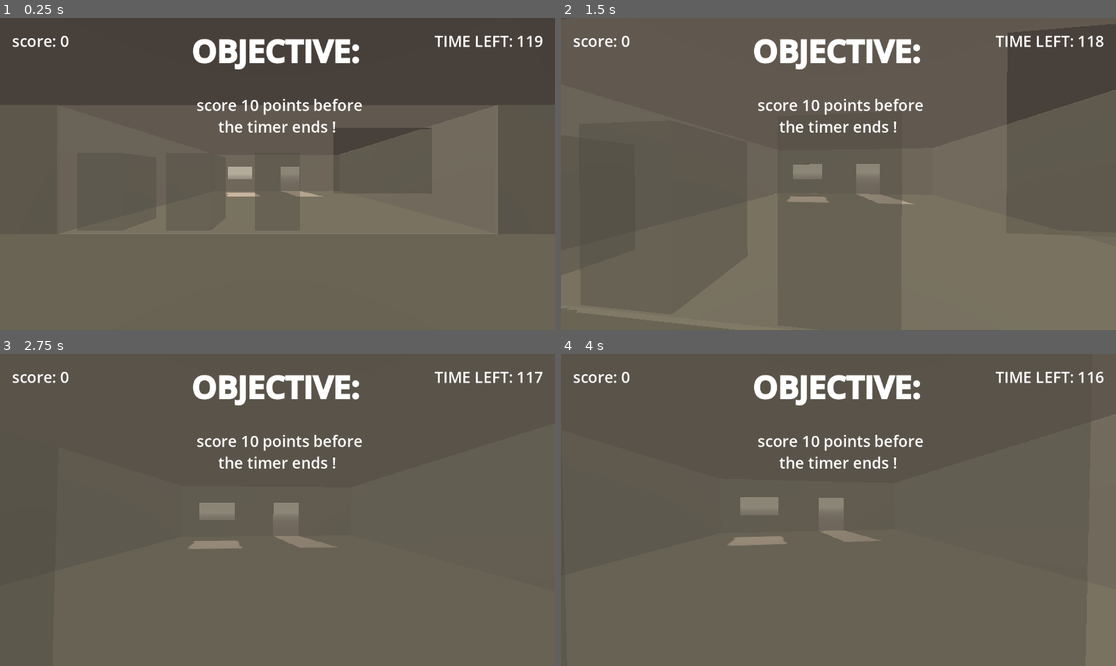
Above: before the commit, frames 1-4 (two rows, left to right).
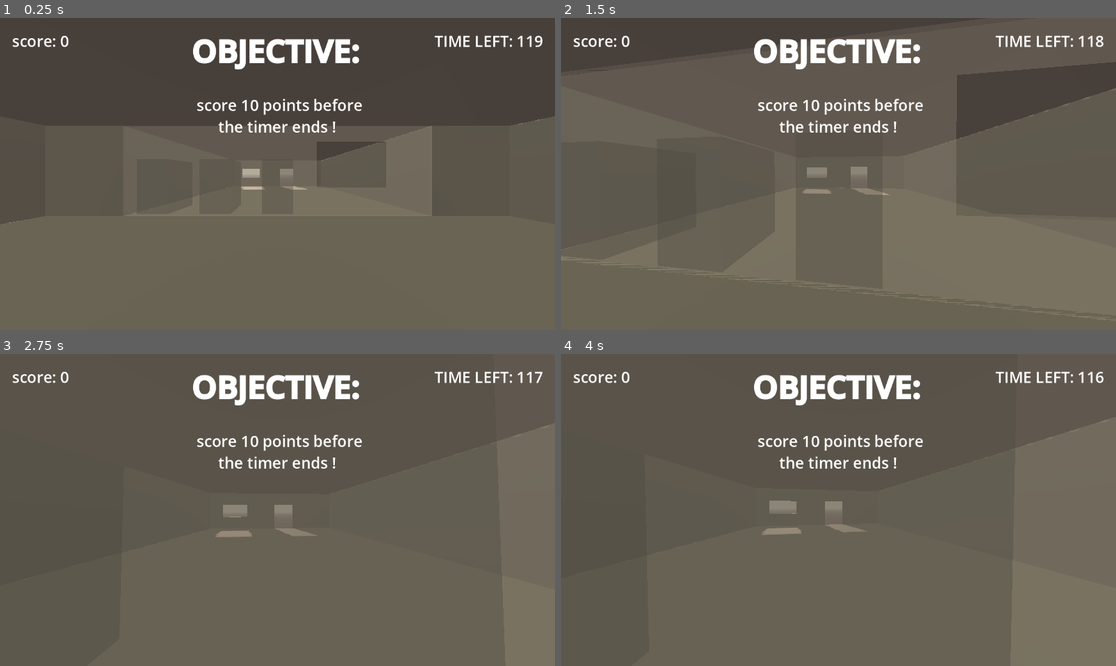
Above: after the commit, the same moments.

Repository: Sunday-Studio-Team/cafe
Game: Godot game, scene res://main.tscn
Two runs of this game, one before a commit and one after it. Both use one fixed random seed, a clock stepped at 60 frames per second and the inputs below.
Inputs (mouse positions are in pixels of both pictures, inside the frame that each line leads up to):
- Up to frame 1 (0.25 s): no input
- Up to frame 2 (1.5 s): tap Enter at 0.5 s; move the mouse to (866, 174) at 0.52 s; hold W (move_forward) from 0.53 s (still down); tap E (interact) at 0.6 s; move the mouse to (810, 174) at 1.27 s; tap I at 1.35 s
- Up to frame 3 (2.75 s): keep holding W (move_forward); move the mouse to (288, 503) at 2.02 s; tap E (interact) at 2.1 s
- Up to frame 4 (4 s): keep holding W (move_forward); tap Space at 2.75 s; move the mouse to (832, 516) at 2.77 s; tap I at 2.85 s; tap Enter at 3.5 s; move the mouse to (877, 513) at 3.52 s; tap E (interact) at 3.6 s

The runs differ from the first frame. In frame 1, 6.1% of the frame differs, in the area x 1-98%, y 27-68%; in frame 2, 9.7%, in the area x 0-100%, y 0-83%; in frame 3, 1.1%; in frame 4, 1.2%.

Commit message:
increase camera fov again
might be too high but works better for now to get more of the popups around the machine on screen at once

Diff:
--- a/godot/player.tscn
+++ b/godot/player.tscn
@@ -17,7 +17,7 @@
 
 [node name="Camera3D" type="Camera3D" parent="." unique_id=2046988330]
 transform = Transform3D(1, 0, 0, 0, 1, 0, 0, 0, 1, 0, 1.4, 0)
-fov = 90.0
+fov = 110.0
 
 [node name="RayCast3D" type="RayCast3D" parent="Camera3D" unique_id=1327192755]
 transform = Transform3D(1, 0, 0, 0, 1, 0, 0, 0, 1, 0, -0.00467813, 0)
